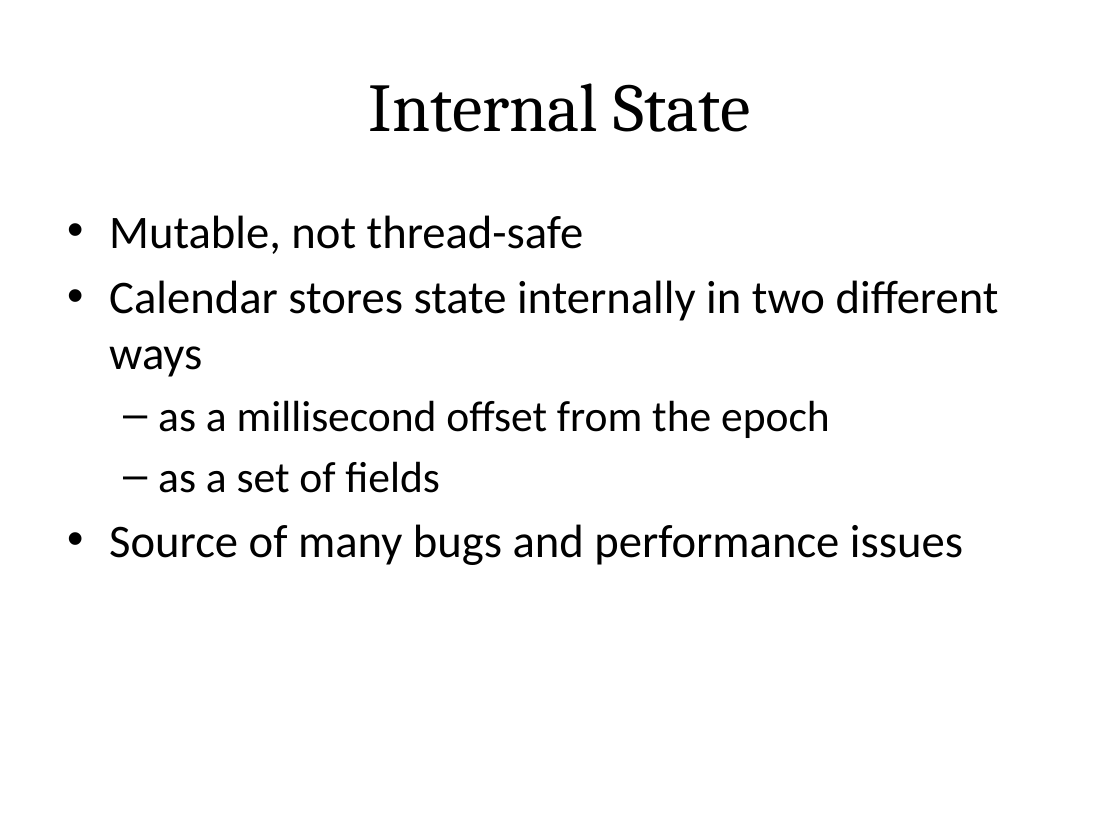
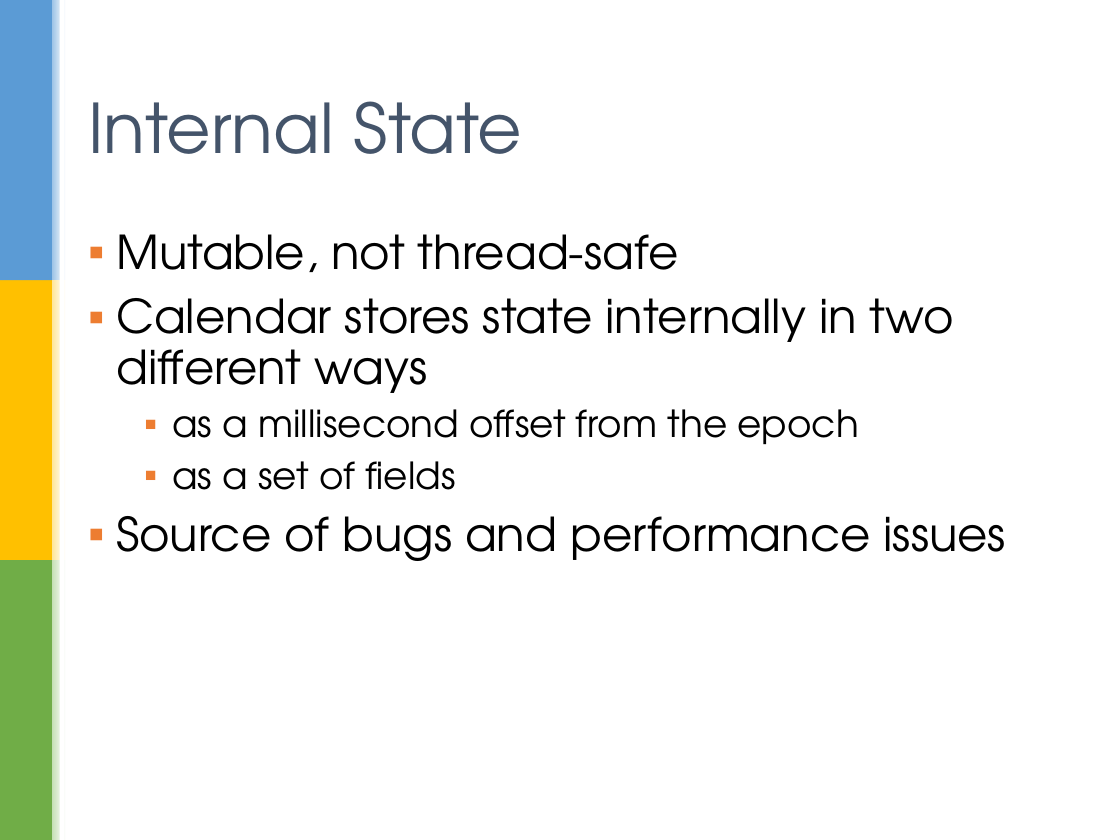
Before and after one commit to sualeh/make-a-date, a slide deck: slide 7 of Java 8 Date and Time API.pptx. Drawn at 1120x840 pixels with LibreOffice and Linux fonts; fonts in the diff are those of the drawing; background and template pictures are left out. Boxes give left, top, right and bottom in pixels: in the first picture for what was removed or moved away, otherwise in the second. Text is boxed around its words. In the diff, an @@ line names an element or a change of style, - is before the commit and + after.

```diff
--- a/Java 8 Date and Time API.pptx
+++ b/Java 8 Date and Time API.pptx
@@ group added at <box>0,0,66,840</box>: 7 rectangles @@
@@ title "Internal State": place and size @@
-title "Internal State" at <box>369,83,750,132</box>
+title "Internal State" at <box>88,101,522,154</box>
@@ title "Internal State" at <box>88,101,522,154</box>: font Cambria to TeX Gyre Adventor, text colour #000000 to #44546A; alignment centre to left @@
@@ text "Mutable, not thread-safe": place and size @@
-text "Mutable, not thread-safe" at <box>109,215,999,565</box>
+text "Mutable, not thread-safe" at <box>116,234,1006,561</box>
@@ text at <box>116,234,954,490</box>: font Calibri to TeX Gyre Adventor in "Mutable, not thread-safe", "Calendar stores state internally in two different ...", "as a millisecond offset from the epoch", "as a set of fields"; size 28 to 24 pt in "as a millisecond offset from the epoch", "as a set of fields"; bullet • to ▪; line spacing 1 to 0.9; more space between paragraphs; bullet – to ▪ @@
@@ text at <box>116,516,1006,561</box>: text changed; font Calibri to TeX Gyre Adventor @@
-• Source of many bugs and performance issues
+▪ Source of bugs and performance issues
```
Also in this commit, not shown: 41 other slides changed.
